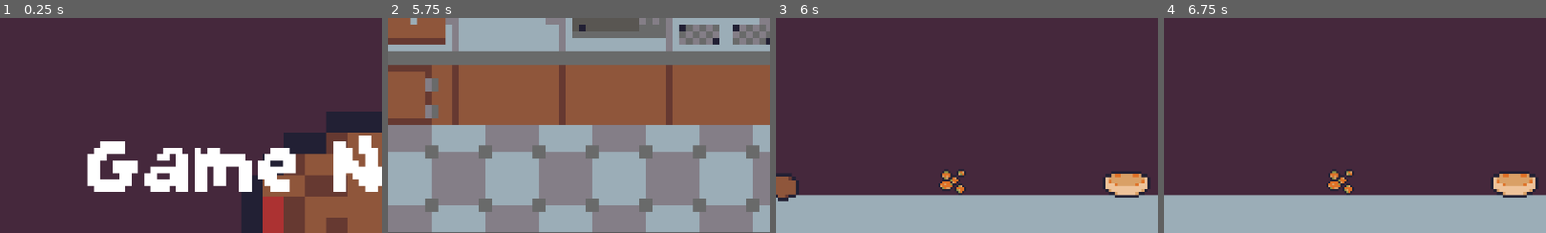
Above: before the commit, frames 1-4 (left to right).
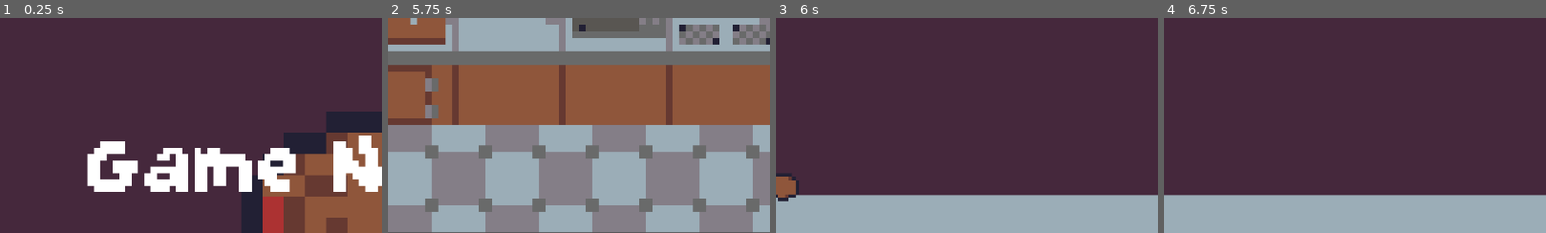
Above: after the commit, the same moments.

Repository: Sastingus/Team-name-GMTK-2026
Game: Godot game, scene res://scenes/worlds/main_menu.tscn
Same seed, same stepped clock (60 frames per second), same inputs: the game is played once before the commit and once after it.
Inputs (mouse positions are % of the whole screen's width and height, from its top left):
- Up to frame 1 (0.25 s): no input
- Up to frame 2 (5.75 s): click "Start" at 0.5 s; move the mouse to (45, 70) at 1.27 s; right-click (45, 70) at 1.35 s; move the mouse to (80, 65) at 2.02 s; click (80, 65) at 2.1 s; move the mouse to (20, 35) at 2.77 s; right-click (20, 35) at 2.85 s; tap Enter at 3.5 s; move the mouse to (55, 50) at 3.52 s; click (55, 50) at 3.6 s; tap Space at 4.25 s; move the mouse to (35, 25) at 4.27 s; right-click (35, 25) at 4.35 s; move the mouse to (72, 45) at 5.02 s; click (72, 45) at 5.1 s
- Up to frame 3 (6 s): move the mouse to (30, 55) at 5.77 s; right-click (30, 55) at 5.85 s
- Up to frame 4 (6.75 s): move the mouse to (23, 89) at 6.52 s; click (23, 89) at 6.6 s
The pictures show only the part of the screen within x 27-77%, y 50-100%; the shares and areas given below are measured in that part.

Frames 1-2 are identical in both runs. In frame 3, 1.8% of the frame differs, in the area x 42-98%, y 70-84%; in frame 4, 1.8%.

Commit message:
ingredient labels

Diff:
--- a/autoload/globals.gd
+++ b/autoload/globals.gd
@@ -22,6 +22,14 @@
 	KNIFE,
 	MICROWAVE,
 	PLATING
+}
+
+enum Effects{
+	CHOPPED,
+	RAW,
+	COOKED,
+	BURNT,
+	SEASONED,
 }
 
 func _ready() -> void:
--- a/scenes/components/ingredient_component.gd
+++ b/scenes/components/ingredient_component.gd
@@ -2,4 +2,22 @@
 class_name Ingredient_Component
 
 @export var parent : RigidBody2D
+@export var label : Label
+@export var item_name := ""
+@export var effects_list : Array[Globals.Effects]
+@export var grab_component : GrabComponent
 @export var finished := false
+
+var effects_list_string := ""
+
+func _ready() -> void:
+	for effect in effects_list:
+		effects_list_string += str(Globals.Effects.keys()[effect])+"
+		"
+
+	label.text = item_name + "
+	"+effects_list_string
+
+func _process(delta: float) -> void:
+	label.visible = grab_component.hovering
+	label.global_position = parent.global_position + Vector2(-26.0,-112.0)
--- a/scenes/ingredients/cut_egg.tscn
+++ b/scenes/ingredients/cut_egg.tscn
@@ -56,7 +56,20 @@
 rotation = 1.5946369
 shape = SubResource("CapsuleShape2D_bi3u6")
 
-[node name="Ingredient_Component" type="Node" parent="." unique_id=1945884771 node_paths=PackedStringArray("parent")]
+[node name="Ingredient_Component" type="Node" parent="." unique_id=1945884771 node_paths=PackedStringArray("parent", "label", "grab_component")]
 script = ExtResource("5_k5sv7")
 parent = NodePath("..")
+label = NodePath("../Label")
+item_name = "Egg"
+effects_list = Array[int]([2, 0])
+grab_component = NodePath("../GrabComponent")
 metadata/_custom_type_script = "uid://cq4cjkdh2qudr"
+
+[node name="Label" type="Label" parent="." unique_id=767279785]
+top_level = true
+offset_left = -26.0
+offset_top = -112.0
+offset_right = 31.0
+offset_bottom = -26.0
+horizontal_alignment = 1
+vertical_alignment = 1
--- a/scenes/ingredients/seasoned_egg.tscn
+++ b/scenes/ingredients/seasoned_egg.tscn
@@ -50,8 +50,21 @@
 parent = NodePath("..")
 metadata/_custom_type_script = "uid://dx8leo388mpyq"
 
-[node name="Ingredient_Component" type="Node" parent="." unique_id=362365127 node_paths=PackedStringArray("parent")]
+[node name="Ingredient_Component" type="Node" parent="." unique_id=362365127 node_paths=PackedStringArray("parent", "label", "grab_component")]
 script = ExtResource("3_5rpsg")
 parent = NodePath("..")
+label = NodePath("../Label")
+item_name = "Deviled Egg"
+effects_list = Array[int]([0, 2, 4])
+grab_component = NodePath("../GrabComponent")
 finished = true
 metadata/_custom_type_script = "uid://cq4cjkdh2qudr"
+
+[node name="Label" type="Label" parent="." unique_id=331332036]
+top_level = true
+offset_left = -26.0
+offset_top = -112.0
+offset_right = 31.0
+offset_bottom = -26.0
+horizontal_alignment = 1
+vertical_alignment = 1
--- a/scenes/worlds/world.tscn
+++ b/scenes/worlds/world.tscn
@@ -12,10 +12,8 @@
 [ext_resource type="PackedScene" uid="uid://dmb07pac4ciu4" path="res://scenes/tools/pepper_shaker/pepper_shaker.tscn" id="7_folui"]
 [ext_resource type="PackedScene" uid="uid://bui68jasparpc" path="res://scenes/tools/Plate/plate.tscn" id="9_i30uk"]
 [ext_resource type="Texture2D" uid="uid://b1ncux0uqfrdd" path="res://assets/explosion.png" id="10_rbjkb"]
-[ext_resource type="PackedScene" uid="uid://bvdcyucxpcyw8" path="res://scenes/ingredients/pumpkin_pie/PumpkinBits.tscn" id="10_rjcos"]
 [ext_resource type="Theme" uid="uid://bfti8v7mjvobe" path="res://assets/button_theme.tres" id="10_vx1ig"]
 [ext_resource type="PackedScene" uid="uid://f1j8e05t3gcv" path="res://scenes/ingredients/infinite_source/infinite_source.tscn" id="11_thq3p"]
-[ext_resource type="PackedScene" uid="uid://ntwsa16ebcsq" path="res://scenes/tools/crust/crust.tscn" id="11_w8a3b"]
 [ext_resource type="Texture2D" uid="uid://gp6qoftw6ith" path="res://assets/Sprite-0008.png" id="13_3k0i1"]
 
 [sub_resource type="RectangleShape2D" id="RectangleShape2D_0qnlt"]
@@ -347,12 +345,6 @@
 [node name="PepperShaker" parent="KnifeStation" unique_id=702866216 instance=ExtResource("7_folui")]
 position = Vector2(492, 202)
 
-[node name="PumpkinBits" parent="KnifeStation" unique_id=710645974 instance=ExtResource("10_rjcos")]
-position = Vector2(0, 234)
-
-[node name="Crust" parent="KnifeStation" unique_id=1870618234 instance=ExtResource("11_w8a3b")]
-position = Vector2(261, 234)
-
 [node name="PlateStation" parent="." unique_id=1350042118 instance=ExtResource("1_sqeqr")]
 process_mode = 1
 position = Vector2(5826, -1363)
Not shown: 1 places in scenes/ingredients/seasoned_egg.tscn that only renumber resources
